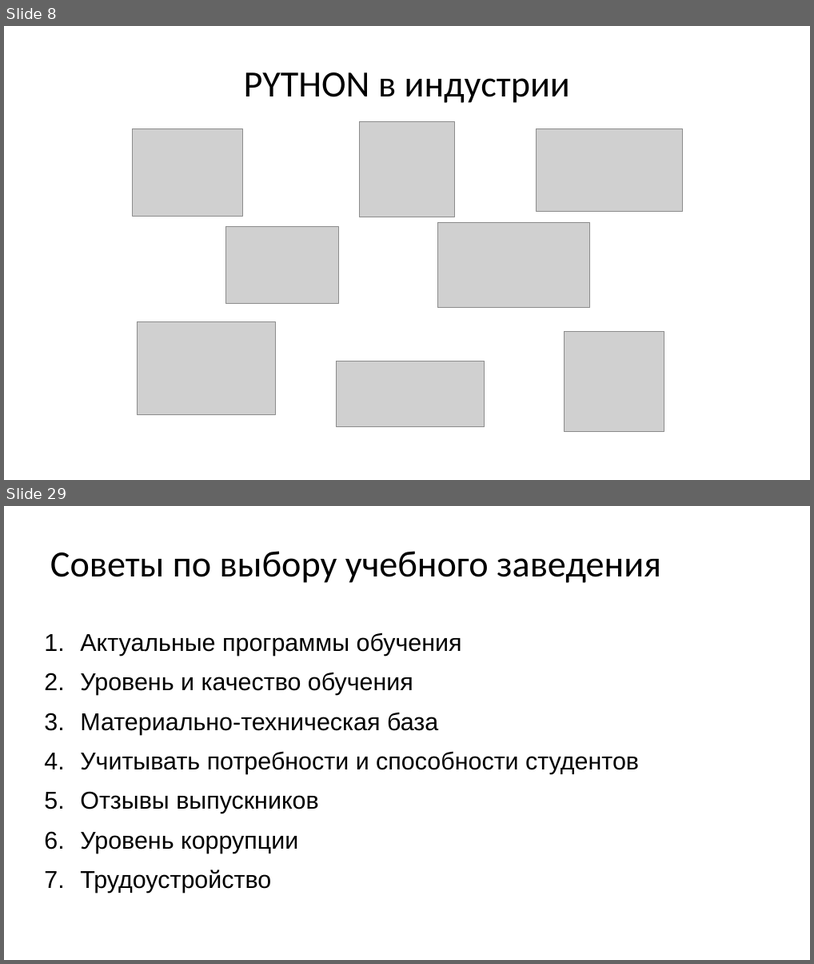
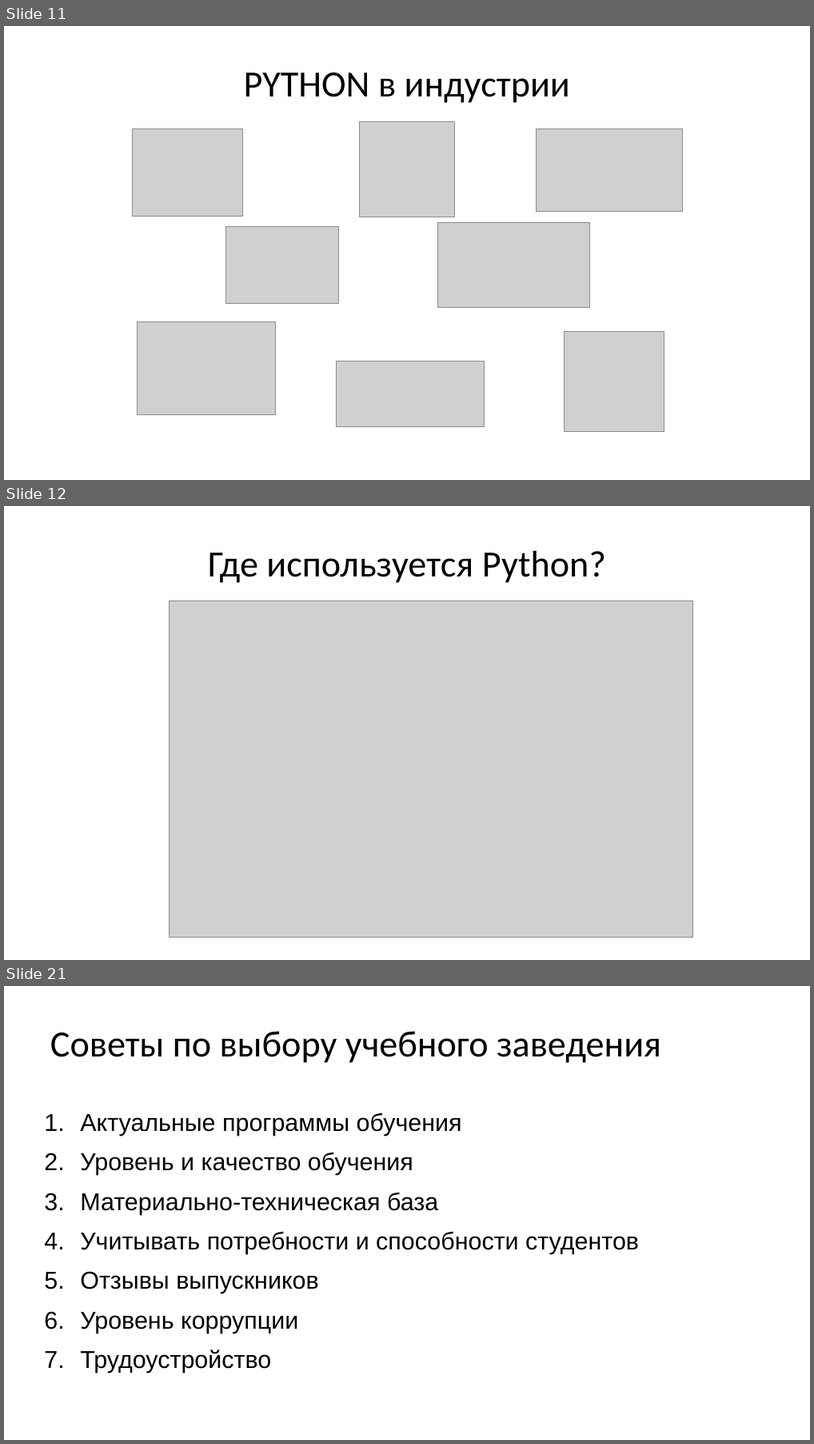
Before and after one commit to maxchv/LearnPython, a slide deck: webminar.pptx. Shown one above the other, each under a label of ours: slides 8 and 29 before the commit, slides 11, 12 and 21 after it; the slides between them are not shown. The pictures are 814x964 and 814x1444 pixels, drawn with LibreOffice and Linux fonts; fonts in the diff are those of the drawing; grey boxes stand for pictures. Boxes give left, top, right and bottom in pixels: in the first picture for what was removed or moved away, otherwise in the second. Text is boxed around its words. In the diff, an @@ line names an element or a change of style, - is before the commit and + after.

```diff
--- a/webminar.pptx
+++ b/webminar.pptx
@@ slide 12 added at (4,506,810,960), background #FFFFFF @@
@@ title added at (208,551,606,583), 44 pt, text #000000 @@
+Где используется Python?
@@ picture added at (169,601,694,937) @@
@@ what was slide 8 is now slide 11 @@
@@ what was slide 29 is now slide 21 @@
```
Also in this commit, not shown: 13 slides changed, 3 other slides added, 12 slides removed.
